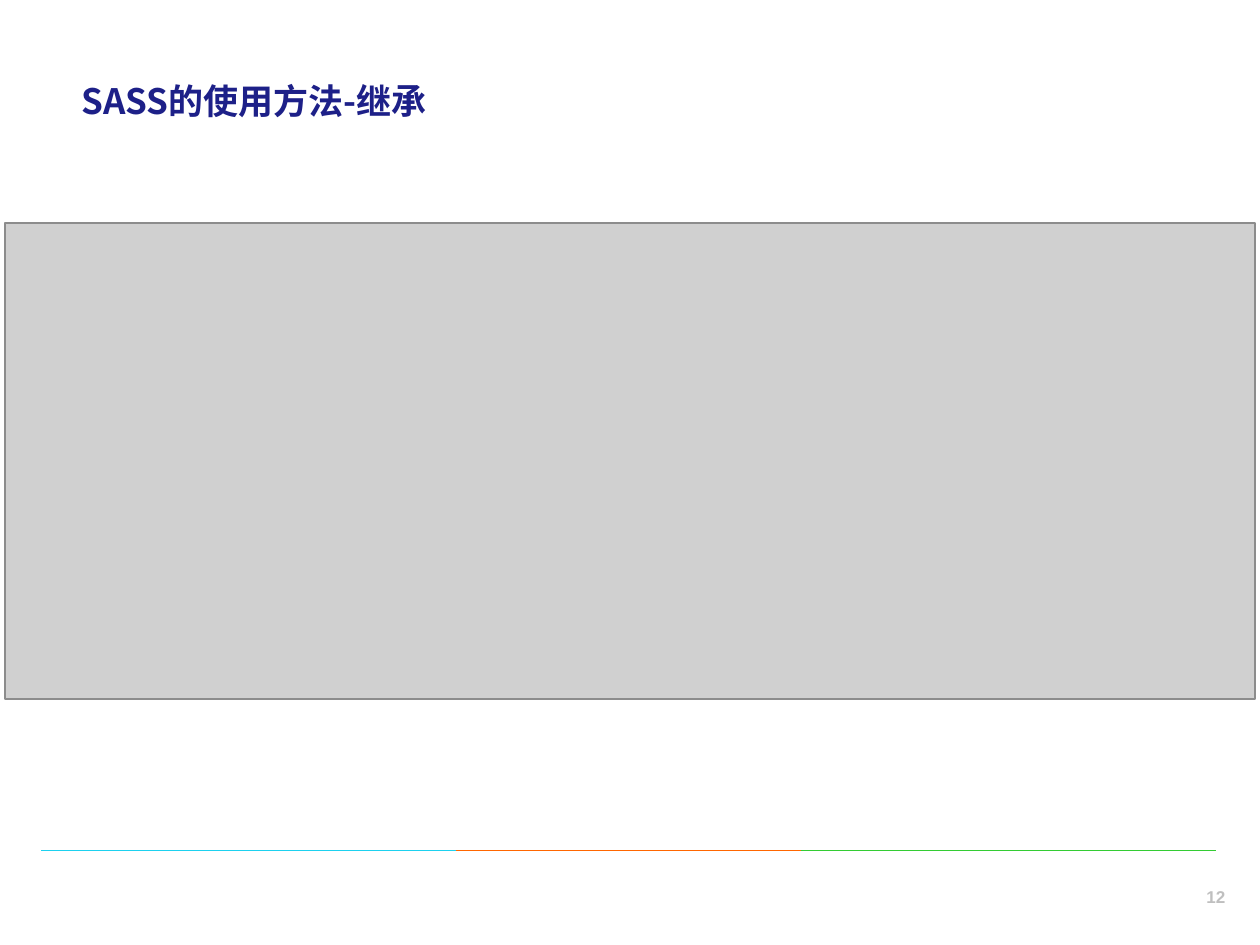
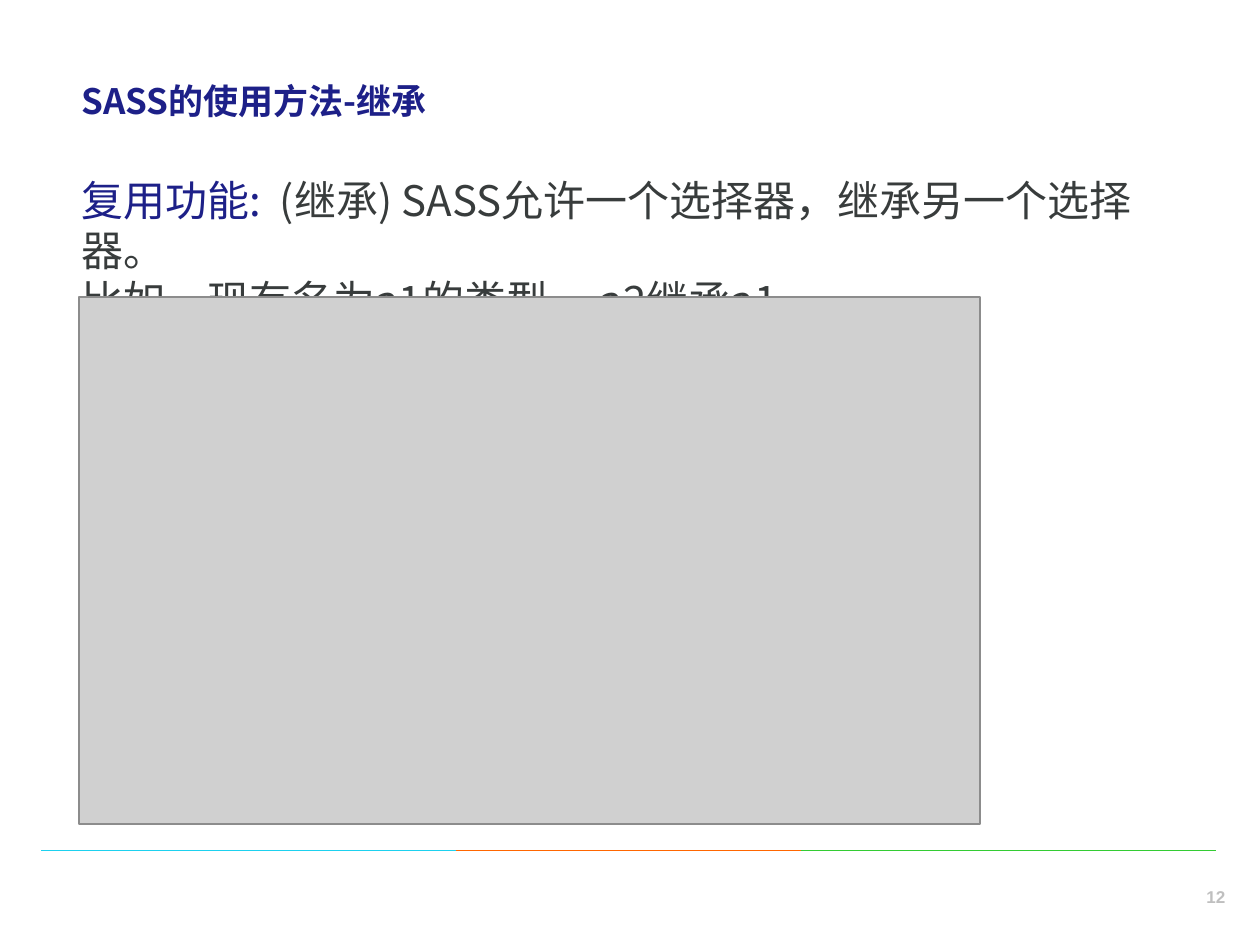
Before and after one commit to wuxinkai/wu-sass, a slide deck: slide 12 of sass.pptx. Drawn at 1260x945 pixels with LibreOffice and Linux fonts; fonts in the diff are those of the drawing; grey boxes stand for pictures; background and template pictures are left out. Boxes give left, top, right and bottom in pixels: in the first picture for what was removed or moved away, otherwise in the second. Text is boxed around its words. In the diff, an @@ line names an element or a change of style, - is before the commit and + after.

```diff
--- a/sass.pptx
+++ b/sass.pptx
@@ text added at (81, 180, 1132, 298), 18 pt, text #383C3C @@
+复用功能: (继承) SASS允许一个选择器，继承另一个选择器。
+比如，现有名为a1的类型， a2继承a1
@@ picture: place and size @@
-picture at (5, 223, 1255, 699)
+picture at (79, 297, 979, 825)
```
Also in this commit, not shown: 11 other slides changed, 10 other files.
